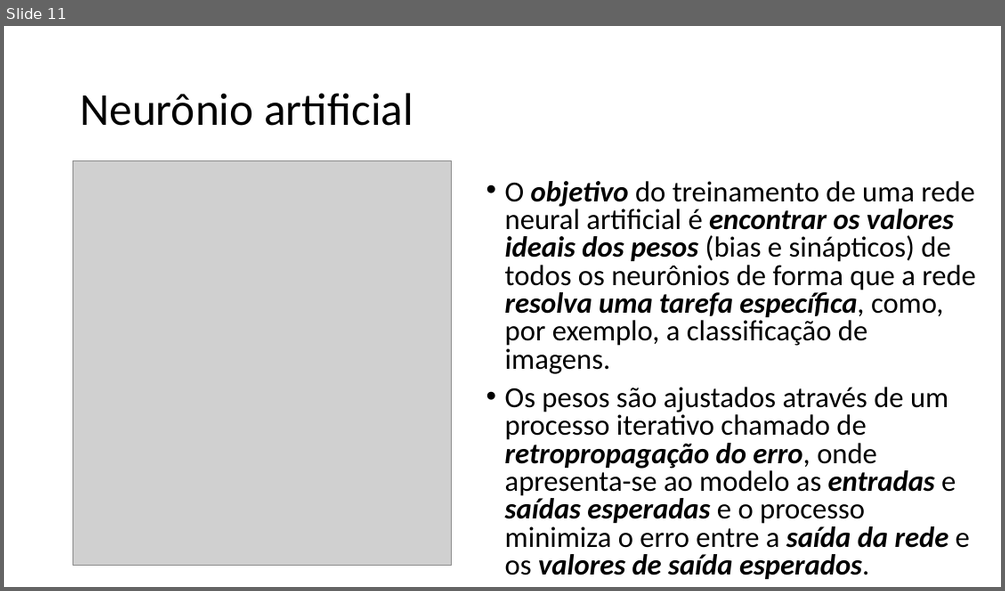
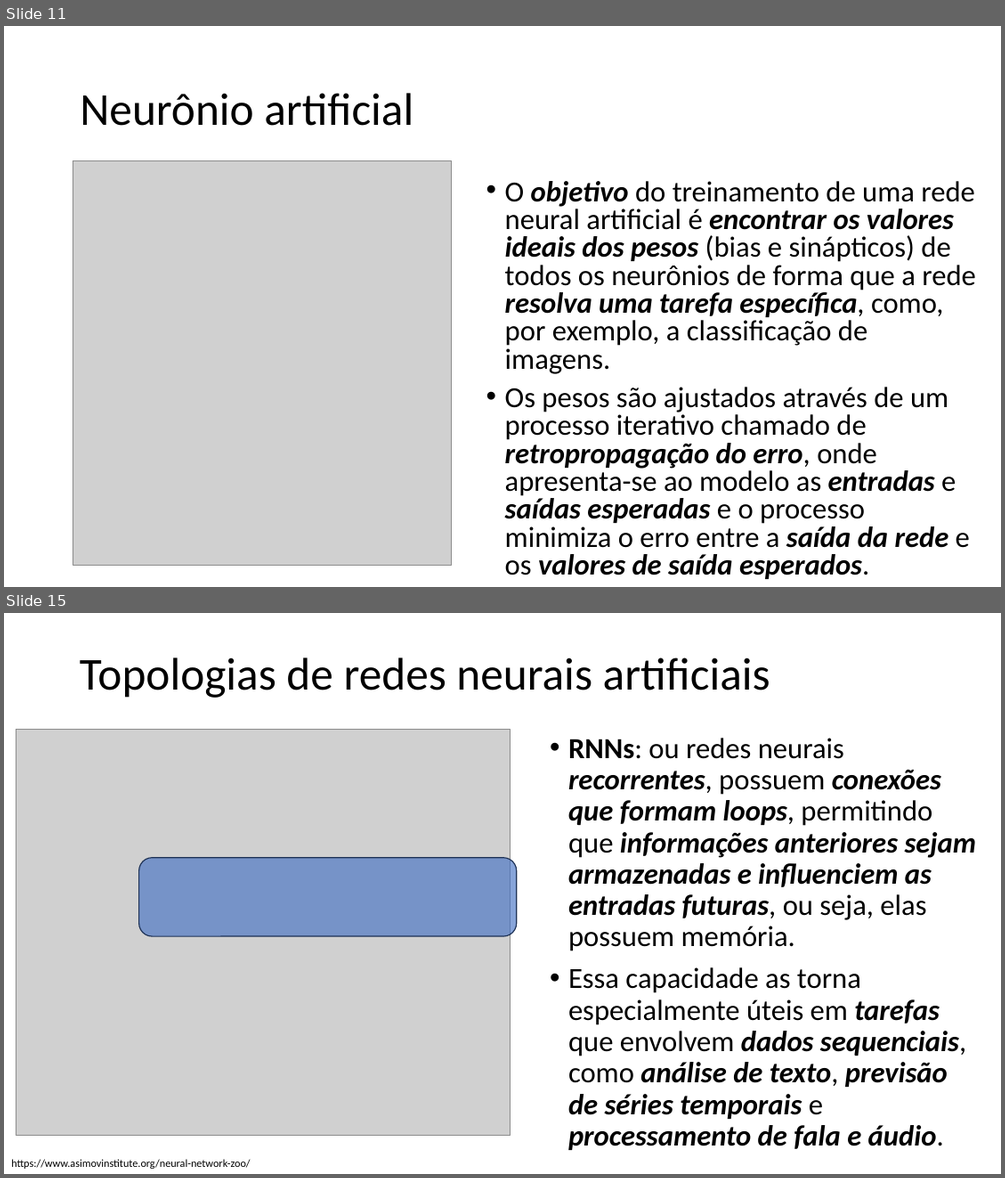
Before and after one commit to zz4fap/tp557-iot-ml, a slide deck: slides/TP557_3_Desafios_do_TinyML_machine_learning.pptx. Shown one above the other, each under a label of ours: slide 11 before the commit, slides 11 and 15 after it; the slides between them are not shown. The pictures are 1005x591 and 1005x1178 pixels, drawn with LibreOffice and Linux fonts; fonts in the diff are those of the drawing; grey boxes stand for pictures. Boxes give left, top, right and bottom in pixels: in the first picture for what was removed or moved away, otherwise in the second. Text is boxed around its words. In the diff, an @@ line names an element or a change of style, - is before the commit and + after.

```diff
--- a/slides/TP557_3_Desafios_do_TinyML_machine_learning.pptx
+++ b/slides/TP557_3_Desafios_do_TinyML_machine_learning.pptx
@@ slide 15 added at (4, 613, 1001, 1174), background #FFFFFF @@
@@ title added at (80, 657, 770, 698), 44 pt, text #000000 @@
+Topologias de redes neurais artificiais
@@ picture added at (16, 730, 510, 1135) @@
@@ text added at (568, 738, 977, 1150), 28 pt, text #000000, bold, italic @@
+• RNNs: ou redes neurais recorrentes, possuem conexões que formam loops, permitindo que informações anteriores sejam armazenadas e influenciem as entradas futuras, ou seja, elas possuem memória.
+• Essa capacidade as torna especialmente úteis em tarefas que envolvem dados sequenciais, como análise de texto, previsão de séries temporais e processamento de fala e áudio.
@@ rounded rectangle added at (139, 858, 517, 936), fill #4472C4 at 64% opacity, outline #1E3256 1 pt @@
@@ text added at (11, 1159, 250, 1168), 10.5 pt, text #000000 @@
+https://www.asimovinstitute.org/neural-network-zoo/
```
Also in this commit, not shown: 7 other slides added, 1 slide removed.
